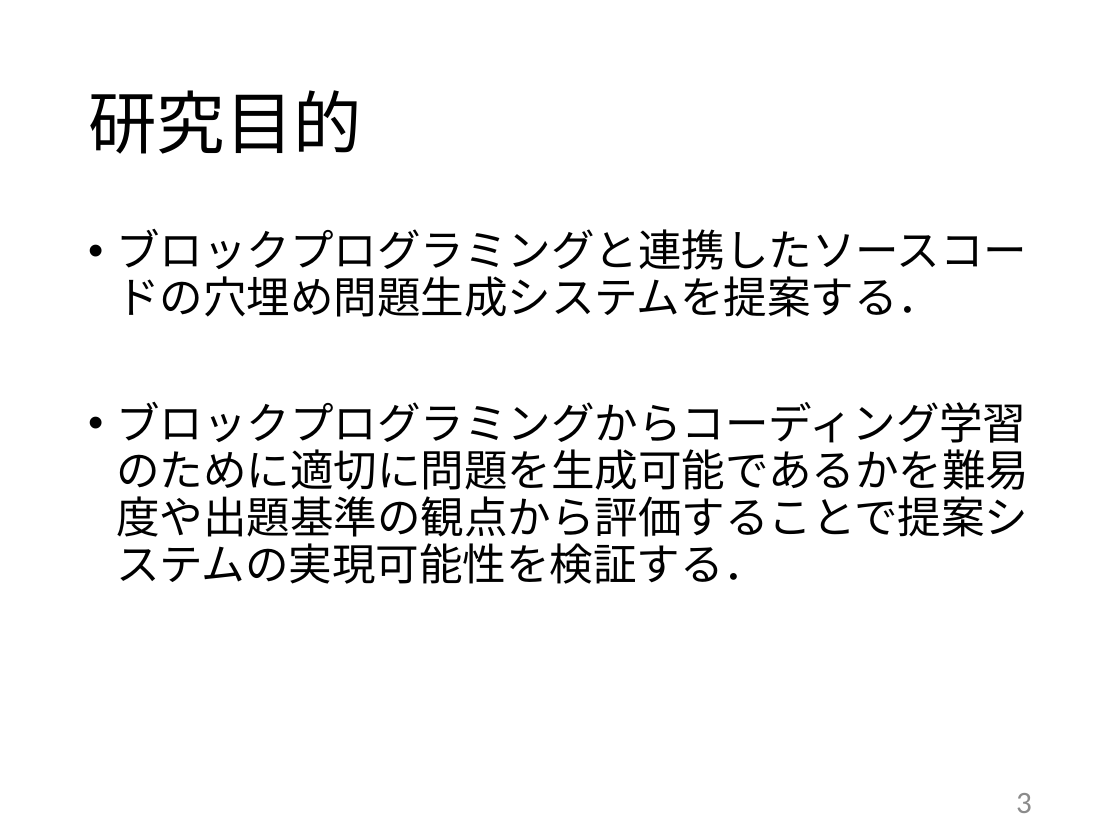
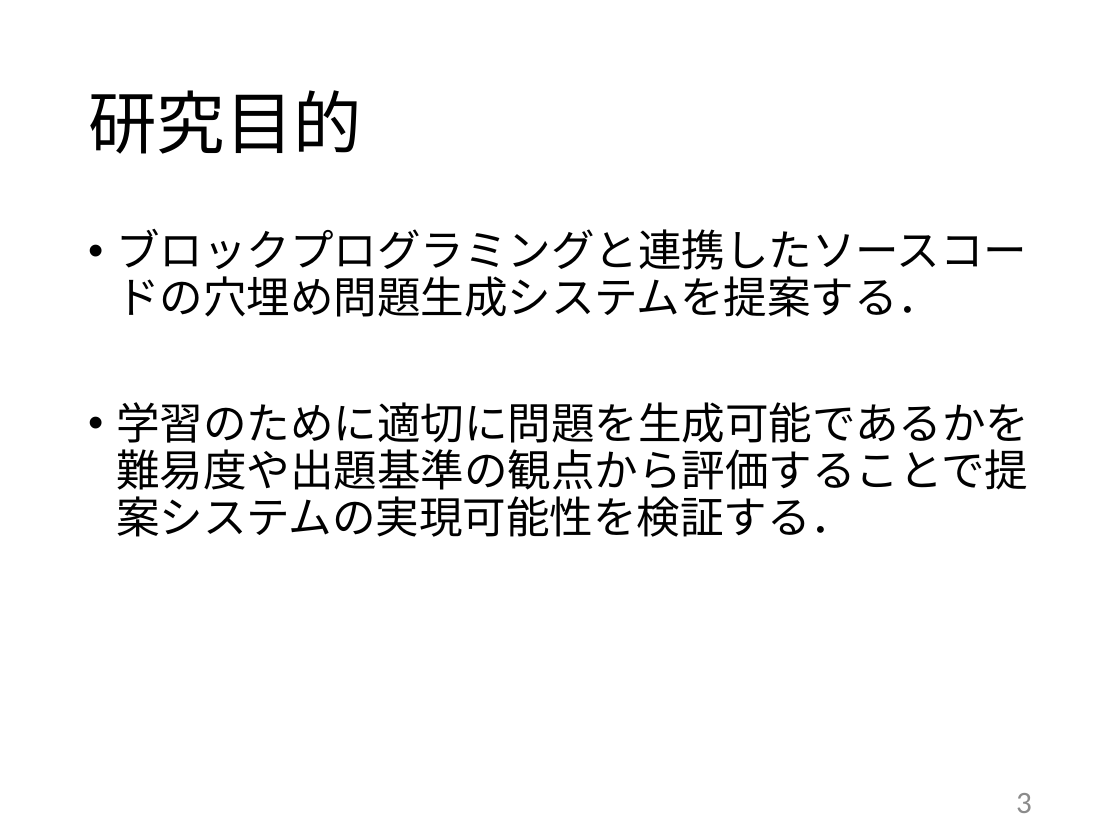
Before and after one commit to kait-takanolab/1821121-shimaoka-thesis, a slide deck: slide 3 of 1821121_shimaoka_thesis.pptx. Drawn at 1120x840 pixels with LibreOffice and Linux fonts; fonts in the diff are those of the drawing. Boxes give left, top, right and bottom in pixels: in the first picture for what was removed or moved away, otherwise in the second. Text is boxed around its words. In the diff, an @@ line names an element or a change of style, - is before the commit and + after.

```diff
--- a/1821121_shimaoka_thesis.pptx
+++ b/1821121_shimaoka_thesis.pptx
@@ text at box(116, 402, 1029, 537): text changed @@
-• ブロックプログラミングからコーディング学習のために適切に問題を生成可能であるかを難易度や出題基準の観点から評価することで提案システムの実現可能性を検証する．
+• 学習のために適切に問題を生成可能であるかを難易度や出題基準の観点から評価することで提案システムの実現可能性を検証する．
```
Also in this commit, not shown: 2 other slides changed.
